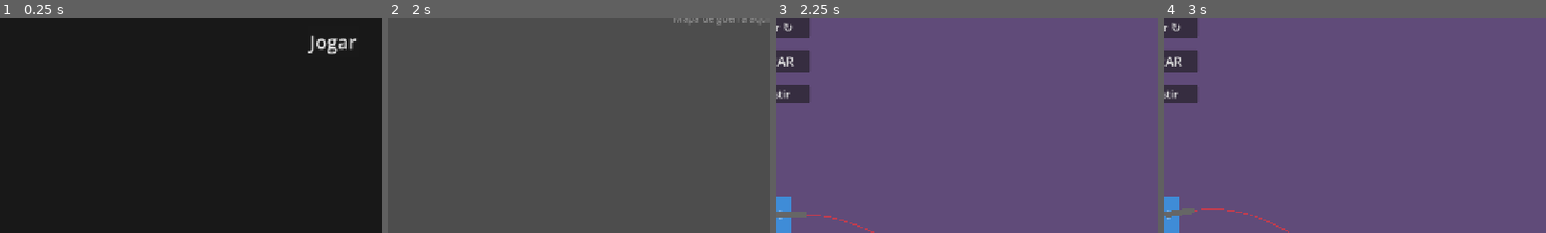
Above: before the commit, frames 1-4 (left to right).
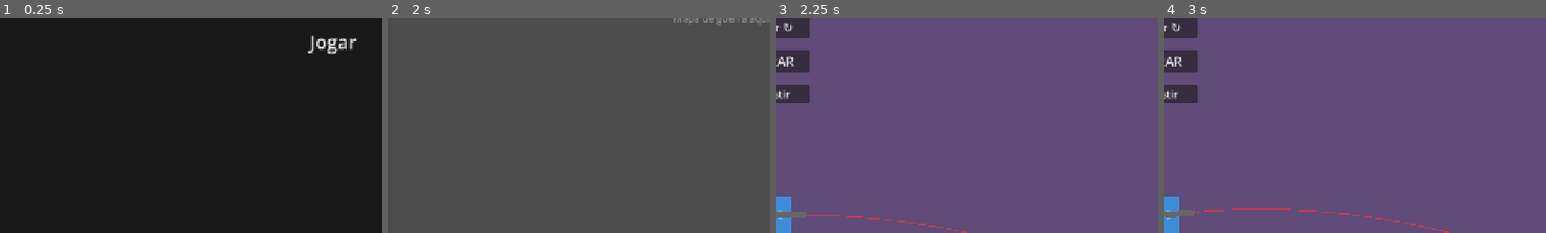
Above: after the commit, the same moments.

Repository: gaab0418/BallisticVector
Game: Godot game, scene res://scenes/menu_play/menu_play.tscn
Two runs of this game, one before a commit and one after it. Both use one fixed random seed, a clock stepped at 60 frames per second and the inputs below.
Inputs (mouse positions are % of the whole screen's width and height, from its top left):
- Up to frame 1 (0.25 s): no input
- Up to frame 2 (2 s): click "Jogar" at 0.5 s; tap Enter (ui_accept) at 1.25, 1.52 s; move the mouse to (40, 19) at 1.27 s; hold Right (ui_right) from 1.28 s (still down); hold Shift from 1.28 s (still down); click (40, 19) at 1.42 s
- Up to frame 3 (2.25 s): release Right (ui_right) at 2 s; release Shift at 2 s; click "Atacar" at 2 s
- Up to frame 4 (3 s): click "Girar ↺" at 2.75 s
The pictures show only the part of the screen within x 6-56%, y 50-100%; the shares and areas given below are measured in that part.

Frames 1-2 are identical in both runs. In frame 3, 0.3% of the frame differs, in the area x 11-50%, y 91-100%; in frame 4, 0.7%, in the area x 2-75%, y 88-100%.

Commit message:
fix/impulso

Diff:
--- a/assets/resources/ammo_enferrujada.tres
+++ b/assets/resources/ammo_enferrujada.tres
@@ -1,13 +1,13 @@
-[gd_resource type="Resource" script_class="AmmoData" load_steps=2 format=3]
+[gd_resource type="Resource" script_class="AmmoData" format=3 uid="uid://748uiukbs05m"]
 
-[ext_resource type="Script" path="res://scripts/ammo_data.gd" id="1"]
+[ext_resource type="Script" uid="uid://dw3xtw4s1cjqt" path="res://scripts/ammo_data.gd" id="1"]
 
 [resource]
 script = ExtResource("1")
 ammo_name = "Enferrujada"
-speed = 350.0
-gravity = 550.0
-precision = -1.5
+impulse = 800.0
+gravity = 500.0
+precision = -0.5
 damage = 8
 max_ammo = 15
-color = Color(0.5, 0.35, 0.15, 1.0)
+color = Color(0.5, 0.35, 0.15, 1)
--- a/assets/resources/ammo_perfurante.tres
+++ b/assets/resources/ammo_perfurante.tres
@@ -1,13 +1,13 @@
-[gd_resource type="Resource" script_class="AmmoData" load_steps=2 format=3]
+[gd_resource type="Resource" script_class="AmmoData" format=3 uid="uid://dh1p552j1o61r"]
 
-[ext_resource type="Script" path="res://scripts/ammo_data.gd" id="1"]
+[ext_resource type="Script" uid="uid://dw3xtw4s1cjqt" path="res://scripts/ammo_data.gd" id="1"]
 
 [resource]
 script = ExtResource("1")
 ammo_name = "Perfurante"
-speed = 750.0
-gravity = 150.0
-precision = 0.85
+impulse = 900.0
+gravity = 300.0
+precision = 0.9
 damage = 35
 max_ammo = 5
-color = Color(0.2, 0.9, 1.0, 1.0)
+color = Color(0.2, 0.9, 1, 1)
--- a/scenes/arena/arena.gd
+++ b/scenes/arena/arena.gd
@@ -62,19 +62,6 @@
 	return ammo_types[current_ammo_index]
 
 func _process(delta: float) -> void:
-	# === Movimentação vertical do jogador (setas cima/baixo) ===
-	var move_dir: float = 0.0
-	if Input.is_action_pressed("ui_up"):
-		move_dir -= 1.0
-	if Input.is_action_pressed("ui_down"):
-		move_dir += 1.0
-
-	if move_dir != 0.0:
-		player.position.y += move_dir * PLAYER_SPEED * delta
-		# Limitar dentro da tela
-		player.position.y = clamp(player.position.y, 50.0, 680.0)
-		_update_aim_line()
-
 	# === Rotação do canhão (setas esquerda/direita ou botões) ===
 	var rot_dir: float = 0.0
 	if Input.is_action_pressed("ui_left") or is_rotating_left:
@@ -83,7 +70,13 @@
 		rot_dir += 1.0
 
 	if rot_dir != 0.0:
-		cannon.rotation += rot_dir * ROTATION_SPEED * delta
+		var ammo = _get_current_ammo()
+		var speed_mult: float = 0.2 if Input.is_key_pressed(KEY_SHIFT) else 1.0
+		# Ajustar a velocidade de rotação para manter a sensação consistente:
+		# Munições mais fortes giram mais devagar.
+		var impulse_compensation: float = 500.0 / max(ammo.impulse, 10.0)
+
+		cannon.rotation += rot_dir * (ROTATION_SPEED * speed_mult * impulse_compensation) * delta
 		cannon.rotation = clamp(cannon.rotation, MIN_CANNON_ANGLE, MAX_CANNON_ANGLE)
 		_update_aim_line()
 
@@ -107,7 +100,7 @@
 
 	# Velocidade inicial em global (mesma do projétil real)
 	var fire_direction: Vector2 = Vector2.RIGHT.rotated(cannon.global_rotation)
-	var sim_vel: Vector2 = fire_direction * ammo.speed
+	var sim_vel: Vector2 = fire_direction * ammo.impulse
 	var sim_pos: Vector2 = barrel_tip_global
 
 	var dt: float = 0.02  # Passo de simulação
@@ -154,7 +147,7 @@
 	var fire_direction = Vector2.RIGHT.rotated(cannon.global_rotation + angle_deviation)
 
 	# Configurar o projétil com dados do Resource
-	projectile.velocity = fire_direction * ammo.speed
+	projectile.velocity = fire_direction * ammo.impulse
 	projectile.gravity = ammo.gravity
 	projectile.precision = ammo.precision
 	projectile.bullet_color = ammo.color
@@ -181,12 +174,18 @@
 
 # === Callbacks dos botões da HUD ===
 func _on_rotate_left() -> void:
-	cannon.rotation -= ROTATION_STEP
+	var ammo = _get_current_ammo()
+	var step_mult: float = 0.2 if Input.is_key_pressed(KEY_SHIFT) else 1.0
+	var impulse_compensation: float = 500.0 / max(ammo.impulse, 10.0)
+	cannon.rotation -= (ROTATION_STEP * step_mult * impulse_compensation)
 	cannon.rotation = clamp(cannon.rotation, MIN_CANNON_ANGLE, MAX_CANNON_ANGLE)
 	_update_aim_line()
 
 func _on_rotate_right() -> void:
-	cannon.rotation += ROTATION_STEP
+	var ammo = _get_current_ammo()
+	var step_mult: float = 0.2 if Input.is_key_pressed(KEY_SHIFT) else 1.0
+	var impulse_compensation: float = 500.0 / max(ammo.impulse, 10.0)
+	cannon.rotation += (ROTATION_STEP * step_mult * impulse_compensation)
 	cannon.rotation = clamp(cannon.rotation, MIN_CANNON_ANGLE, MAX_CANNON_ANGLE)
 	_update_aim_line()
 
--- a/scenes/menu_play/menu_play.gd
+++ b/scenes/menu_play/menu_play.gd
@@ -1,14 +1,14 @@
 extends Control
 
-
-# Called when the node enters the scene tree for the first time.
-func _ready() -> void:
-	pass # Replace with function body.
-
-
-# Called every frame. 'delta' is the elapsed time since the previous frame.
-func _process(delta: float) -> void:
-	pass
+#
+## Called when the node enters the scene tree for the first time.
+#func _ready() -> void:
+	#pass # Replace with function body.
+#
+#
+## Called every frame. 'delta' is the elapsed time since the previous frame.
+#func _process(delta: float) -> void:
+	#pass
 
 func _on_button_pressed() -> void:
 	get_tree().change_scene_to_file("res://scenes/war_map/war_map.tscn")
--- a/scenes/war_map/war_map.gd
+++ b/scenes/war_map/war_map.gd
@@ -1,14 +1,14 @@
 extends Control
 
 
-# Called when the node enters the scene tree for the first time.
-func _ready() -> void:
-	pass # Replace with function body.
-
-
-# Called every frame. 'delta' is the elapsed time since the previous frame.
-func _process(delta: float) -> void:
-	pass
+## Called when the node enters the scene tree for the first time.
+#func _ready() -> void:
+	#pass # Replace with function body.
+#
+#
+## Called every frame. 'delta' is the elapsed time since the previous frame.
+#func _process(delta: float) -> void:
+	#pass
 
 
 func _on_area_2d_input_event(viewport: Node, event: InputEvent, shape_idx: int) -> void:
--- a/scripts/ammo_data.gd
+++ b/scripts/ammo_data.gd
@@ -2,7 +2,7 @@
 extends Resource
 
 @export var ammo_name: String = "Sem nome"
-@export var speed: float = 500.0
+@export var impulse: float = 500.0
 @export var gravity: float = 400.0
 @export var precision: float = 0.3      # 1.0 = perfeita, 0.0 = ruim, negativo = muito difícil
 @export var damage: int = 10
